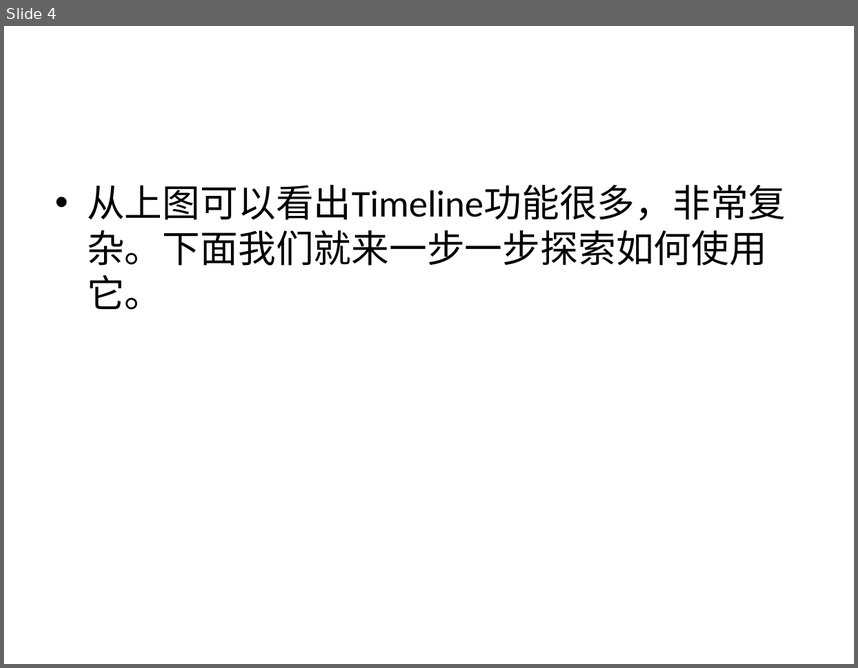
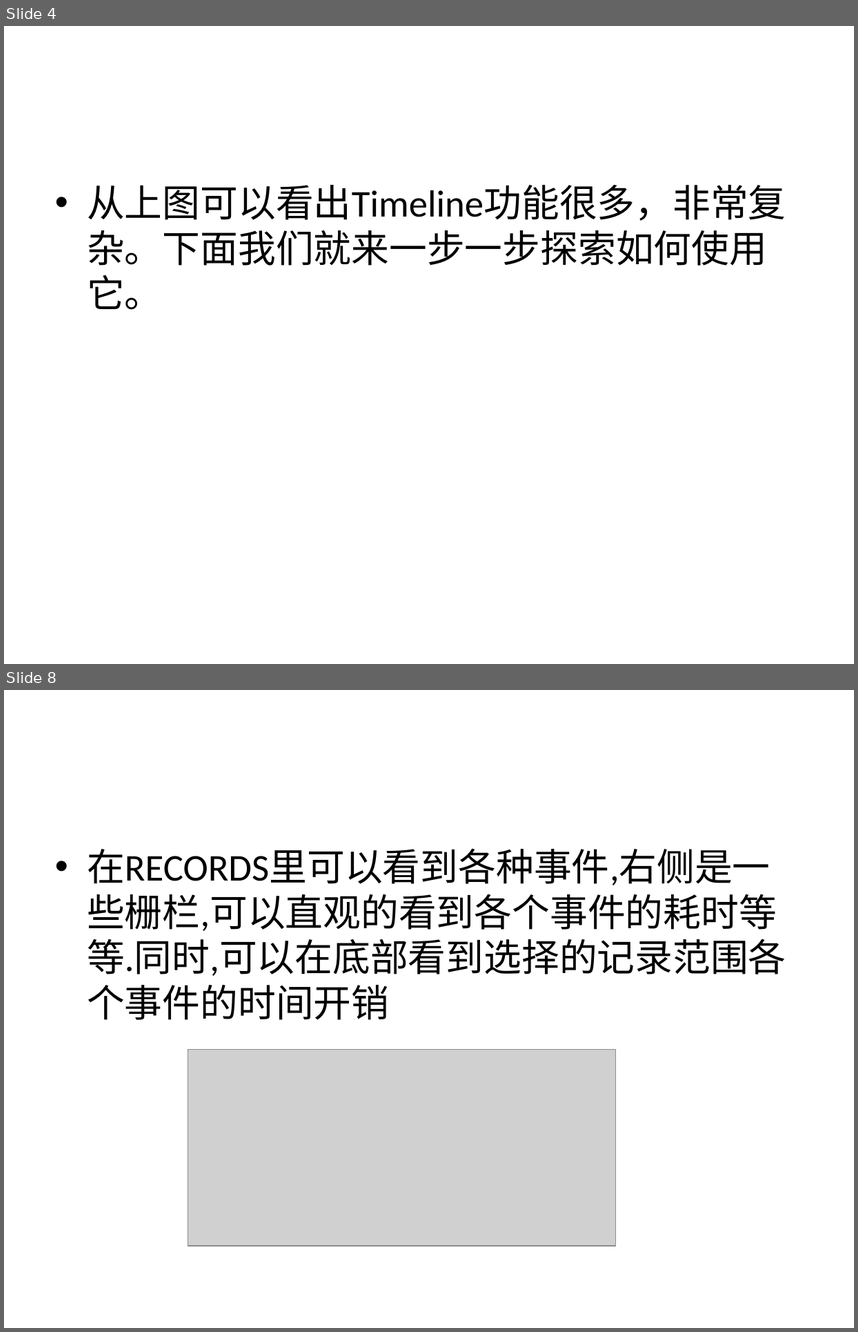
Before and after one commit to lazy-lazy/yolo, a slide deck: public/images/使用chrome进行渲染分析.pptx. Shown one above the other, each under a label of ours: slide 4 before the commit, slides 4 and 8 after it; the slides between them are not shown. The pictures are 858x668 and 858x1332 pixels, drawn with LibreOffice and Linux fonts; fonts in the diff are those of the drawing; grey boxes stand for pictures; background and template pictures are left out. Boxes give left, top, right and bottom in pixels: in the first picture for what was removed or moved away, otherwise in the second. Text is boxed around its words. In the diff, an @@ line names an element or a change of style, - is before the commit and + after.

```diff
--- a/public/images/使用chrome进行渲染分析.pptx
+++ b/public/images/使用chrome进行渲染分析.pptx
@@ slide 8 added at (4,690,854,1328), background picture (left out) @@
@@ text added at (87,848,786,1020), 32 pt, text #000000 @@
+• 在RECORDS里可以看到各种事件,右侧是一些栅栏,可以直观的看到各个事件的耗时等等.同时,可以在底部看到选择的记录范围各个事件的时间开销
@@ picture added at (188,1049,616,1245) @@
```
Also in this commit, not shown: 1 slide changed, 13 other slides added, 1 slide removed.
